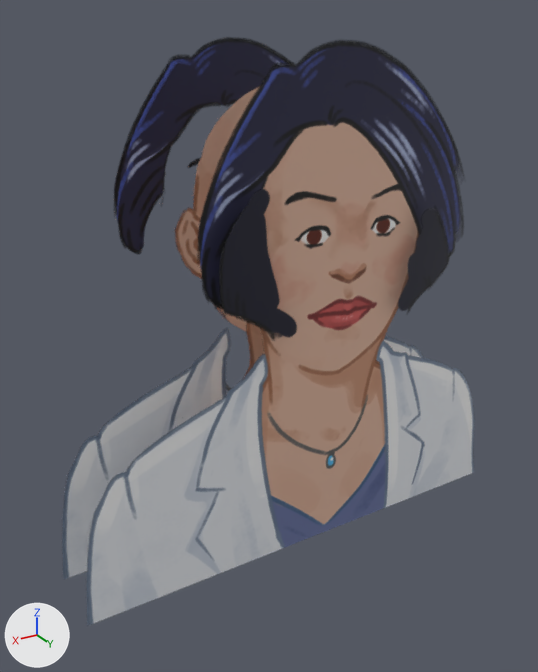
What one commit did to the FBX model Assets/Art/Animations/Character Animations/Doctor.fbx.
Before and after are seen from a camera (50 mm lens) standing at (0.0444, 0.0861, 0.0605) and looking at (0.0022, 0.0157, 0.0253). The lights are fixed; the arrows at lower left show +X, +Y and +Z. Where no turn or scale is listed for an object, it has been applied to the vertices.

Before the edit, the objects in view are built like this:
```python
me_mesh_009 = bpy.data.meshes.new('Mesh.009')
me_mesh_009.from_pydata(...)  # 6 vertices, 1 face; spans x -0.0186..0.0195, y 0.026, z 0.0655..0.0859
me_mesh_009.materials.append(mat_doctor)  # picture img_doctor_png
me_mesh_011 = bpy.data.meshes.new('Mesh.011')
me_mesh_011.from_pydata(...)  # 24 vertices, 1 face; spans x -0.0282..0.0317, y 0.0, z 0.0388..0.098
me_mesh_011.materials.append(mat_doctor)  # picture img_doctor_png
me_mesh_017 = bpy.data.meshes.new('Mesh.017')
me_mesh_017.from_pydata(...)  # 8 vertices, 1 face; spans x -0.016..0.0142, y 0.0122, z 0.0592..0.0957
me_mesh_017.materials.append(mat_doctor)  # picture img_doctor_png
ob_polysurface16 = bpy.data.objects.new('polySurface16', me_mesh_017)
ob_polysurface16.location = (0.0, 0.0, -0.0388)
ob_polysurface20 = bpy.data.objects.new('polySurface20', me_mesh_009)
ob_polysurface20.location = (0.0, 0.0, -0.0388)
ob_polysurface22 = bpy.data.objects.new('polySurface22', me_mesh_011)
ob_polysurface22.location = (0.0, 0.0243, -0.0388)
# also in view: 'polySurface1' at (-0.0019, 0.0019, 0.0447); 'polySurface18' at (0.0176, 0.0161, 0.0152)
```
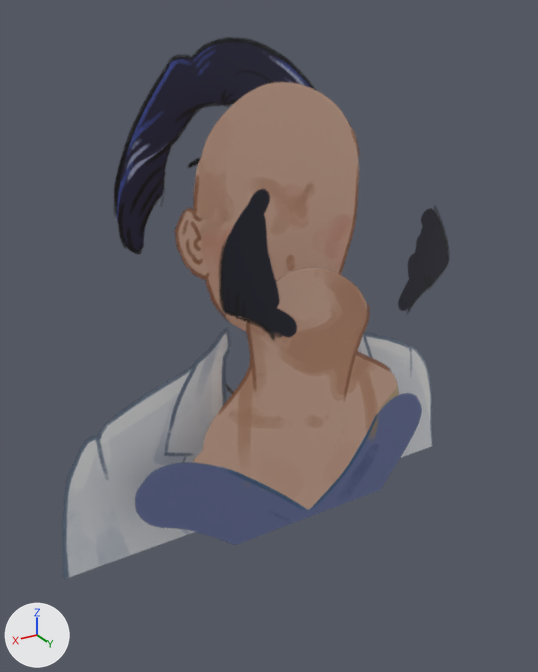
Boxes (x1, y1, x2, y2) around the edits, measured in the pictures (538 x 672 px):
'polySurface22', deleted: before (86, 40, 475, 625)
'polySurface21', unchanged, uncovered by the edit: before (244, 322, 380, 377); after (135, 268, 422, 545)
'polySurface16', unchanged, uncovered by the edit: before (175, 87, 259, 332); after (175, 82, 359, 332)
'polySurface17', unchanged, uncovered by the edit: before (384, 336, 423, 358); after (358, 331, 434, 458)

Patch to the scene script:
```diff
--- a/Assets/Art/Animations/Character Animations/Doctor.fbx.py
+++ b/Assets/Art/Animations/Character Animations/Doctor.fbx.py
@@ ob_polysurface22 @@
-ob_polysurface22 = bpy.data.objects.new('polySurface22', me_mesh_011)
-ob_polysurface22.location = (0.0, 0.0243, -0.0388)
```
